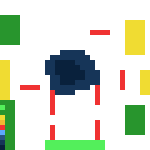
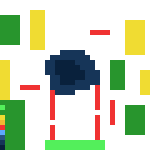
Layer changes from the first 150×150 image to the second:
painted on "Obstacle" over [15, 10, 125, 150]
painted on "Elevation" over [15, 10, 125, 150]
